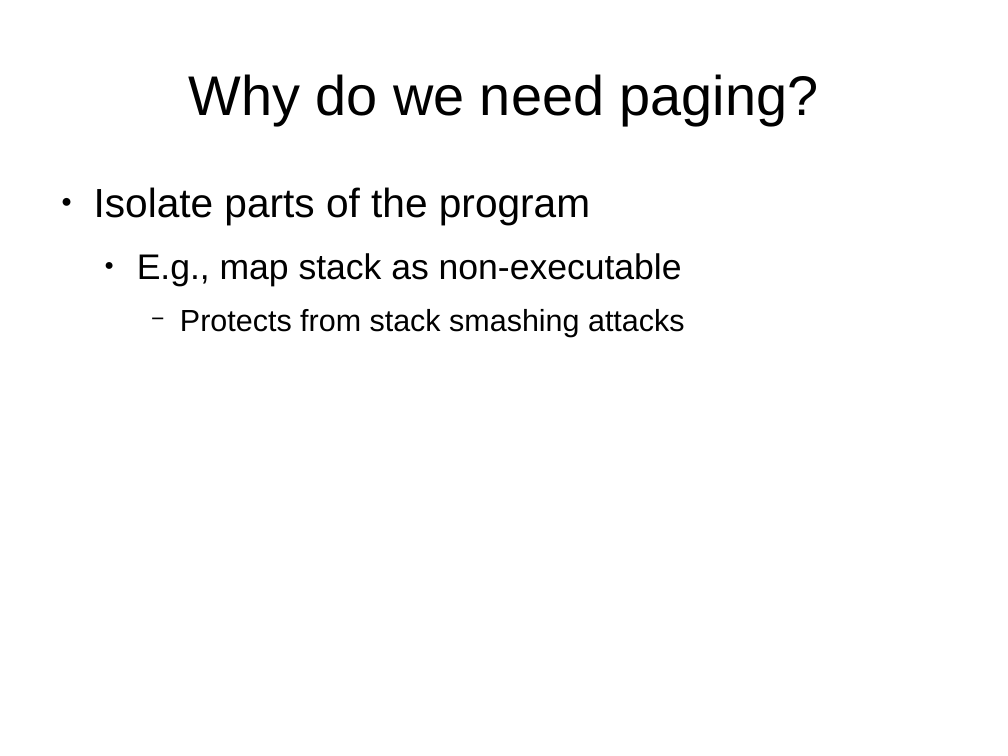
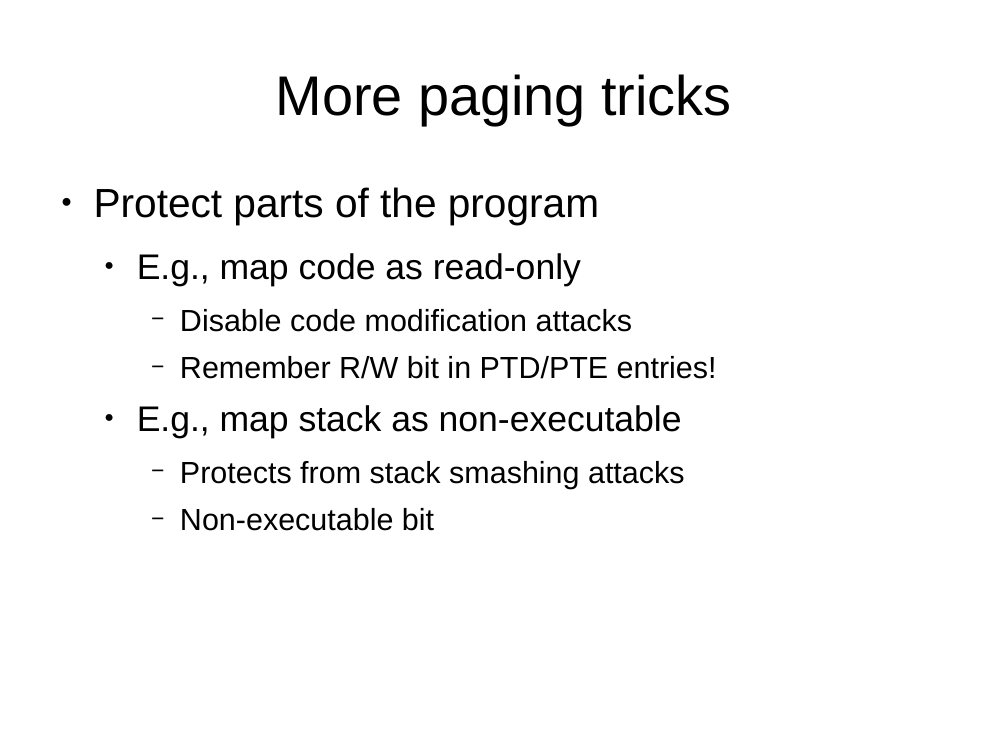
Before and after one commit to antonburtsev/cs5460, a slide deck: slide 38 of lecture06-address-translation-part2/lecture06-address-translation-part2.odp (slide 44 before the commit). Drawn at 1008x756 pixels with LibreOffice and Linux fonts; fonts in the diff are those of the drawing. Boxes give left, top, right and bottom in pixels: in the first picture for what was removed or moved away, otherwise in the second. Text is boxed around its words. In the diff, an @@ line names an element or a change of style, - is before the commit and + after.

Commit message:
Lecture 06 -- Address Translation (Part 2: Paging)

```diff
--- a/lecture06-address-translation-part2/lecture06-address-translation-part2.odp
+++ b/lecture06-address-translation-part2/lecture06-address-translation-part2.odp
@@ title at (275,74,731,125): text changed @@
-Why do we need paging?
+More paging tricks
@@ text at (94,187,717,379): text changed; size 32 to 24 pt @@
-● Isolate parts of the program
+● Protect parts of the program
+  ● E.g., map code as read-only
+    − Disable code modification attacks
+    − Remember R/W bit in PTD/PTE entries!
@@ text at (180,508,434,531): paragraph added @@
+    − Non-executable bit
```
Also in this commit, not shown: 6 other slides changed, 37 slides added, 29 slides removed, 23 other files.
